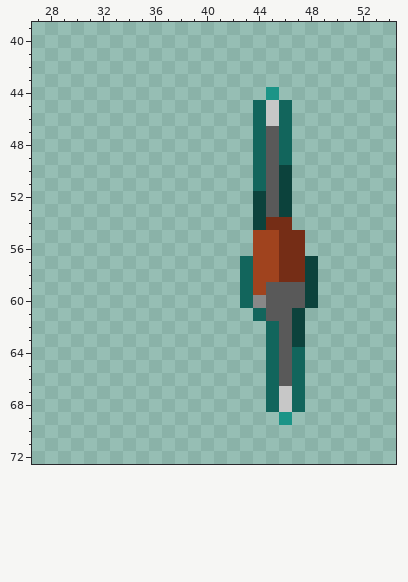
One commit to this pixel-art file: dev/myworld/assets/authoring/equipment/battleaxe-coatings/art/held-12.aseprite. That is the earlier state.
64x102 pixels, 1 frame. Shown: x 27..54, y 39..72.
Once edited:
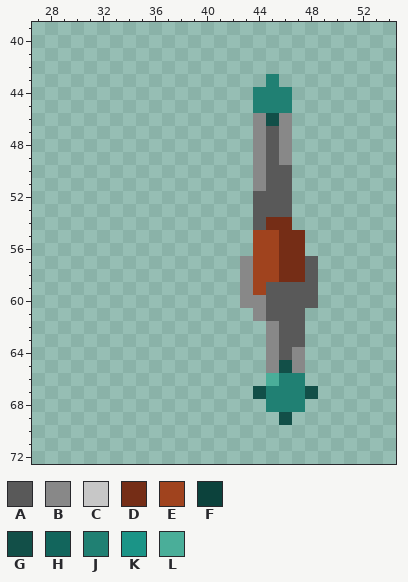
Palette (. is transparent): A #595959  B #888888  C #c7c7c7  D #752d16  E #a0431e  F #0c423c  G #124f48  H #12655c  J #208073  K #1b9487  L #4aae99
Message: Apply approved pooled slime rims to viscous battleaxe inventory and held sprites
Changes in this commit:
{"change": "layer \"Uncoated original\" added"}
{"change": "layer \"Approved B - pooled rim\" added"}
{"change": "layer \"Layer\" removed"}
{"where": "layers \"Approved B - pooled rim\", \"Uncoated original\""}
{"y":43,"x":45,"old":".","new":"J"}
{"y":44,"x":44,"old":".K.","new":"JJJ"}
{"y":45,"x":44,"old":"HCH","new":"JJJ"}
{"y":46,"x":44,"old":"HCH","new":"BGB"}
{"y":47,"x":44,"old":"H","new":"B"}
{"y":47,"x":46,"old":"H","new":"B"}
{"y":48,"x":44,"old":"H","new":"B"}
{"y":48,"x":46,"old":"H","new":"B"}
{"y":49,"x":44,"old":"H","new":"B"}
{"y":49,"x":46,"old":"H","new":"B"}
{"y":50,"x":44,"old":"H","new":"B"}
{"y":50,"x":46,"old":"F","new":"A"}
{"y":51,"x":44,"old":"H","new":"B"}
{"y":51,"x":46,"old":"F","new":"A"}
{"y":52,"x":44,"old":"F","new":"A"}
{"y":52,"x":46,"old":"F","new":"A"}
{"y":53,"x":44,"old":"F","new":"A"}
{"y":53,"x":46,"old":"F","new":"A"}
{"y":54,"x":44,"old":"F","new":"A"}
{"y":57,"x":43,"old":"H","new":"B"}
{"y":57,"x":48,"old":"F","new":"A"}
{"y":58,"x":43,"old":"H","new":"B"}
{"y":58,"x":48,"old":"F","new":"A"}
{"y":59,"x":43,"old":"H","new":"B"}
{"y":59,"x":48,"old":"F","new":"A"}
{"y":60,"x":43,"old":"H","new":"B"}
{"y":60,"x":48,"old":"F","new":"A"}
{"y":61,"x":44,"old":"H","new":"B"}
{"y":61,"x":47,"old":"F","new":"A"}
{"y":62,"x":45,"old":"H","new":"B"}
{"y":62,"x":47,"old":"F","new":"A"}
{"y":63,"x":45,"old":"H","new":"B"}
{"y":63,"x":47,"old":"F","new":"A"}
{"y":64,"x":45,"old":"H","new":"B"}
{"y":64,"x":47,"old":"H","new":"B"}
{"y":65,"x":45,"old":"HAH","new":"BGB"}
{"y":66,"x":45,"old":"HAH","new":"LJJ"}
{"y":67,"x":44,"old":".HCH.","new":"GJJJG"}
{"y":68,"x":45,"old":"HCH","new":"JJJ"}
{"y":69,"x":46,"old":"K","new":"G"}
{"label":"changed","picture_box":[240,74,318,425]}
